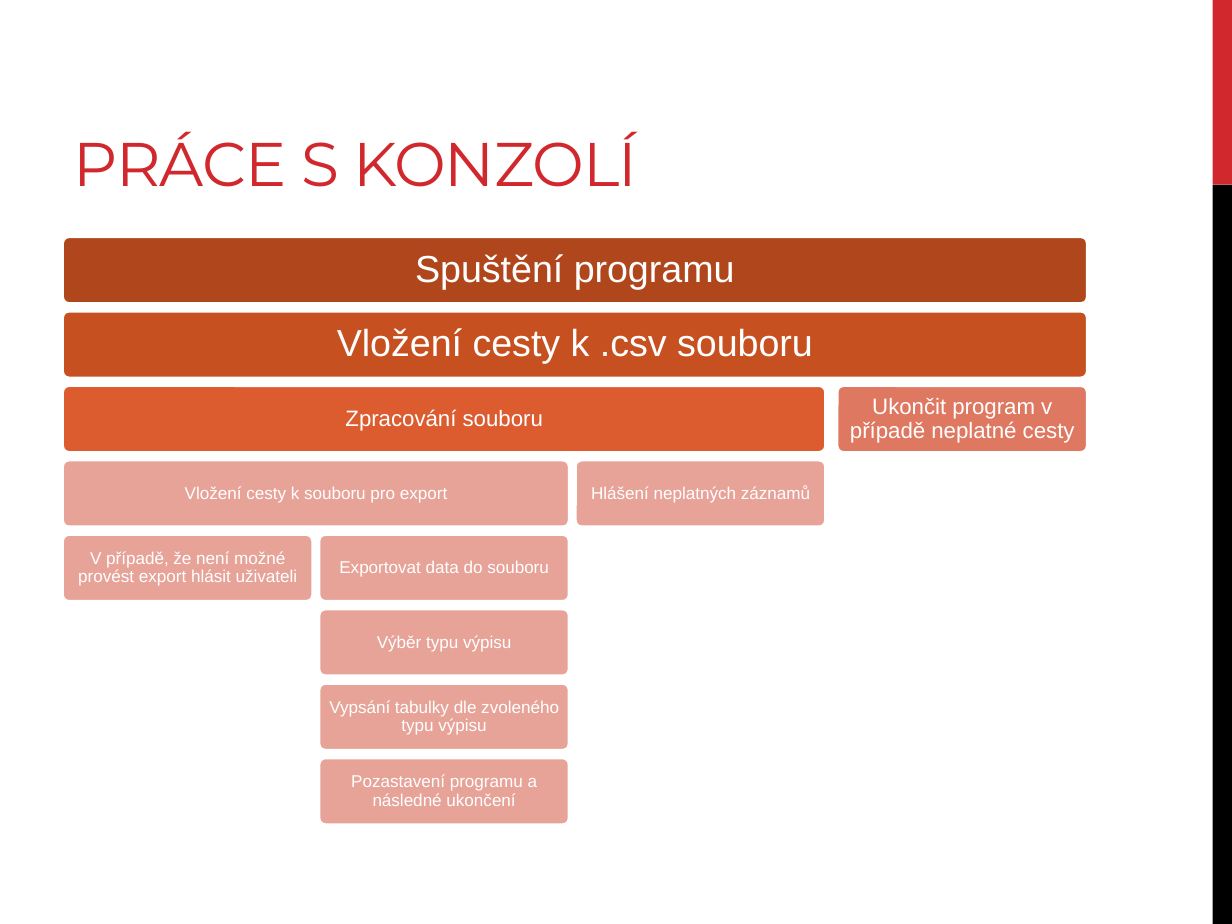
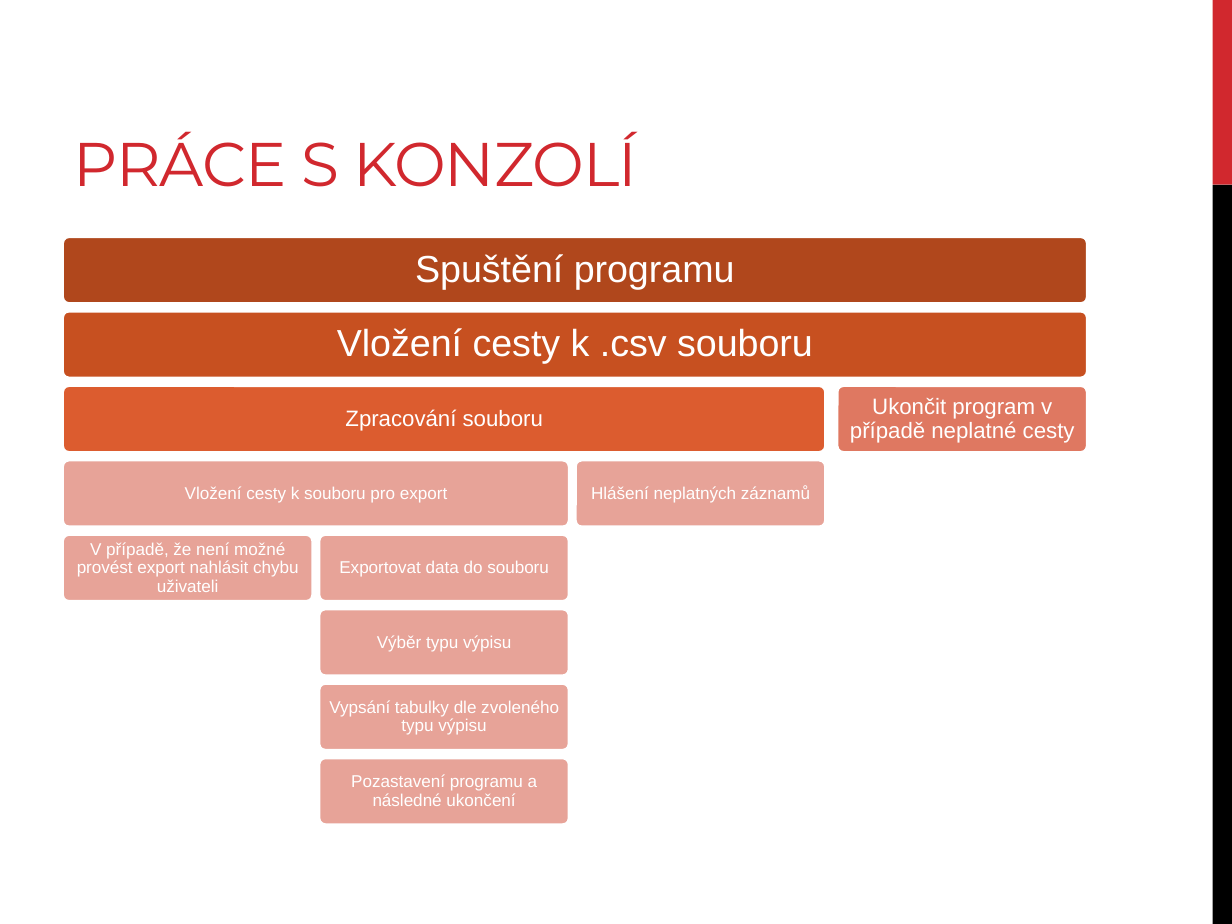
Before and after one commit to HafisCZ/VSB-SEMINARY-WORK, a slide deck: slide 7 of prezentace/Cyklisté.pptx. Drawn at 1232x924 pixels with LibreOffice and Linux fonts; fonts in the diff are those of the drawing. Boxes give left, top, right and bottom in pixels: in the first picture for what was removed or moved away, otherwise in the second. Text is boxed around its words. In the diff, an @@ line names an element or a change of style, - is before the commit and + after.

Commit message:
V03.B012.EX
- Fixed typos in documentations and presentation

```diff
--- a/prezentace/Cyklisté.pptx
+++ b/prezentace/Cyklisté.pptx
@@ text at (x1=77, y1=542, x2=299, y2=592): text changed @@
-V případě, že není možné provést export hlásit uživateli
+V případě, že není možné provést export nahlásit chybu uživateli
```
Also in this commit, not shown: 4 other slides changed, 5 other files.
